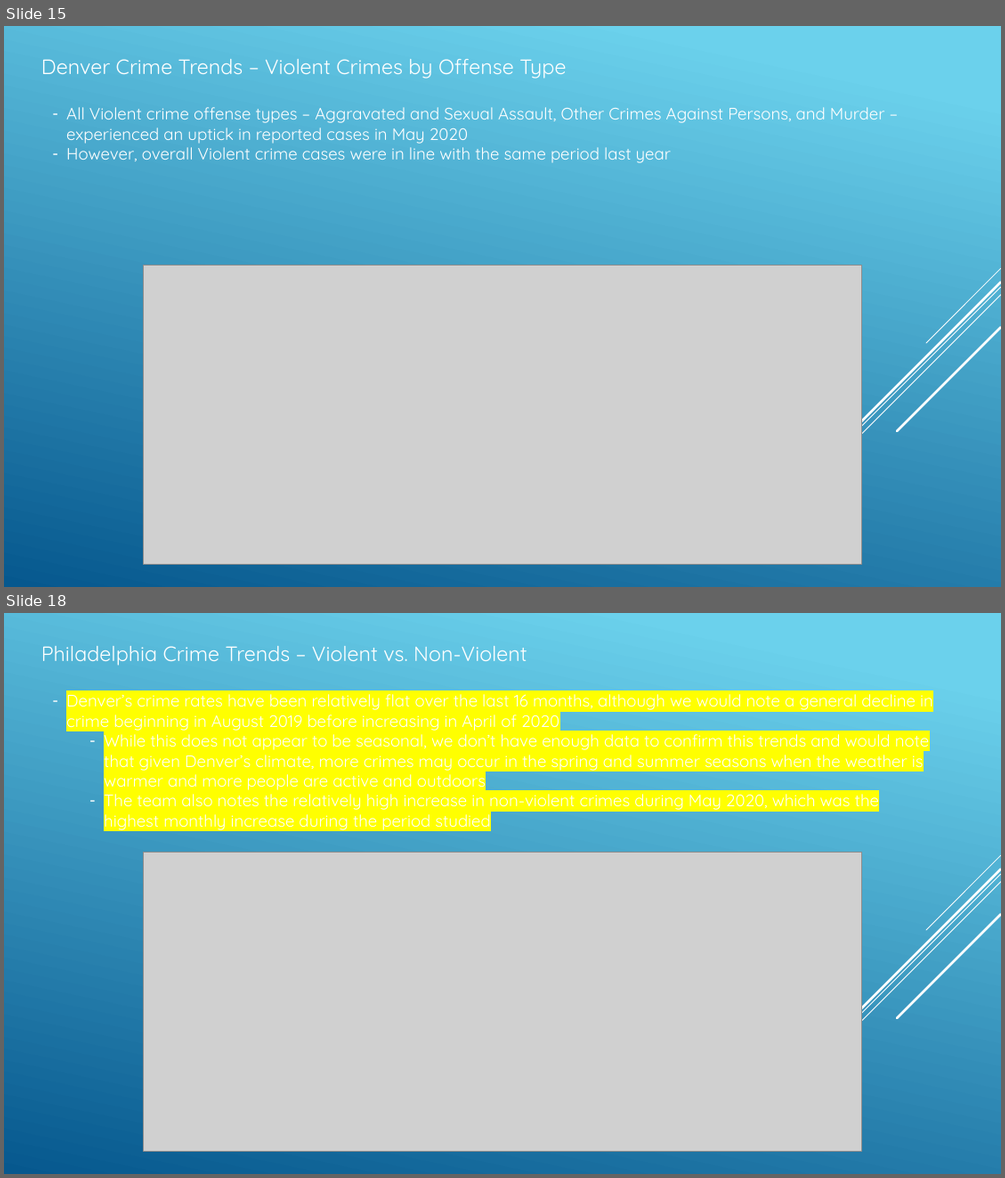
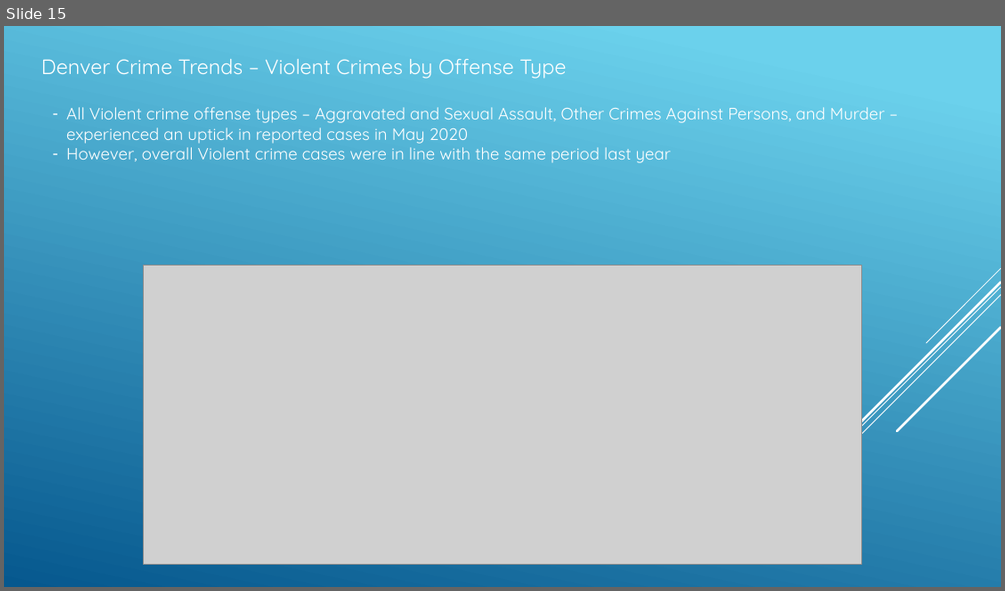
Before and after one commit to angelabanko/Project_1, a slide deck: Draft Presentation_v1.pptx. Shown one above the other, each under a label of ours: slides 15 and 18 before the commit, slide 15 after it; the slides between them are not shown. The pictures are 1005x1178 and 1005x591 pixels, drawn with LibreOffice and Linux fonts; fonts in the diff are those of the drawing; grey boxes stand for pictures. Boxes give left, top, right and bottom in pixels: in the first picture for what was removed or moved away, otherwise in the second. Text is boxed around its words. In the diff, an @@ line names an element or a change of style, - is before the commit and + after.

```diff
--- a/Draft Presentation_v1.pptx
+++ b/Draft Presentation_v1.pptx
@@ slide 18 removed at (x1=4, y1=613, x2=1001, y2=1174), background gradient #6ED2EB to #06588E; not listed: 5 template elements that a slide beside it also shows @@
@@ text removed at (x1=41, y1=646, x2=527, y2=666) @@
-Philadelphia Crime Trends – Violent vs. Non-Violent
@@ text removed at (x1=66, y1=690, x2=933, y2=832) @@
-– Denver’s crime rates have been relatively flat over the last 16 months, although we would note a general decline in crime beginning in August 2019 before increasing in April of 2020
-  – While this does not appear to be seasonal, we don’t have enough data to confirm this trends and would note that given Denver’s climate, more crimes may occur in the spring and summer seasons when the weather is warmer and more people are active and outdoors
-  – The team also notes the relatively high increase in non-violent crimes during May 2020, which was the highest monthly increase during the period studied
@@ picture removed at (x1=144, y1=852, x2=862, y2=1151) @@
```
Also in this commit, not shown: 6 slides changed, 3 slides added, 3 other slides removed, 5 other files.
